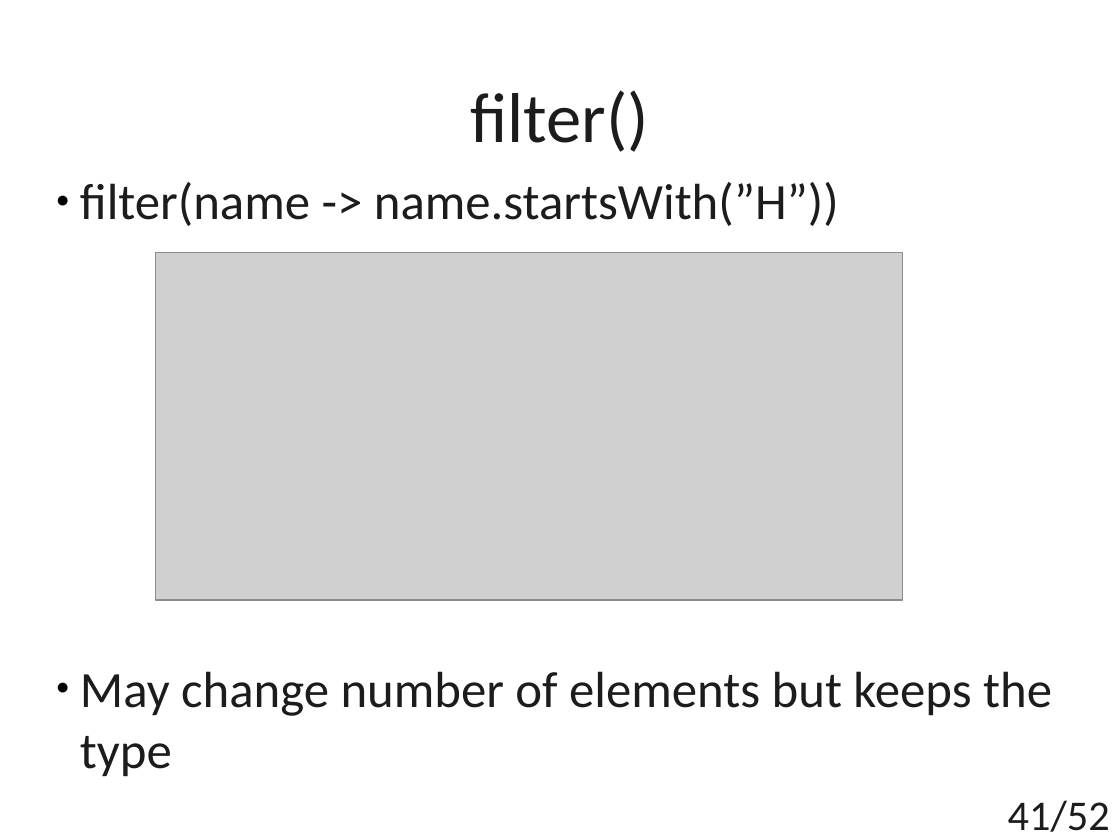
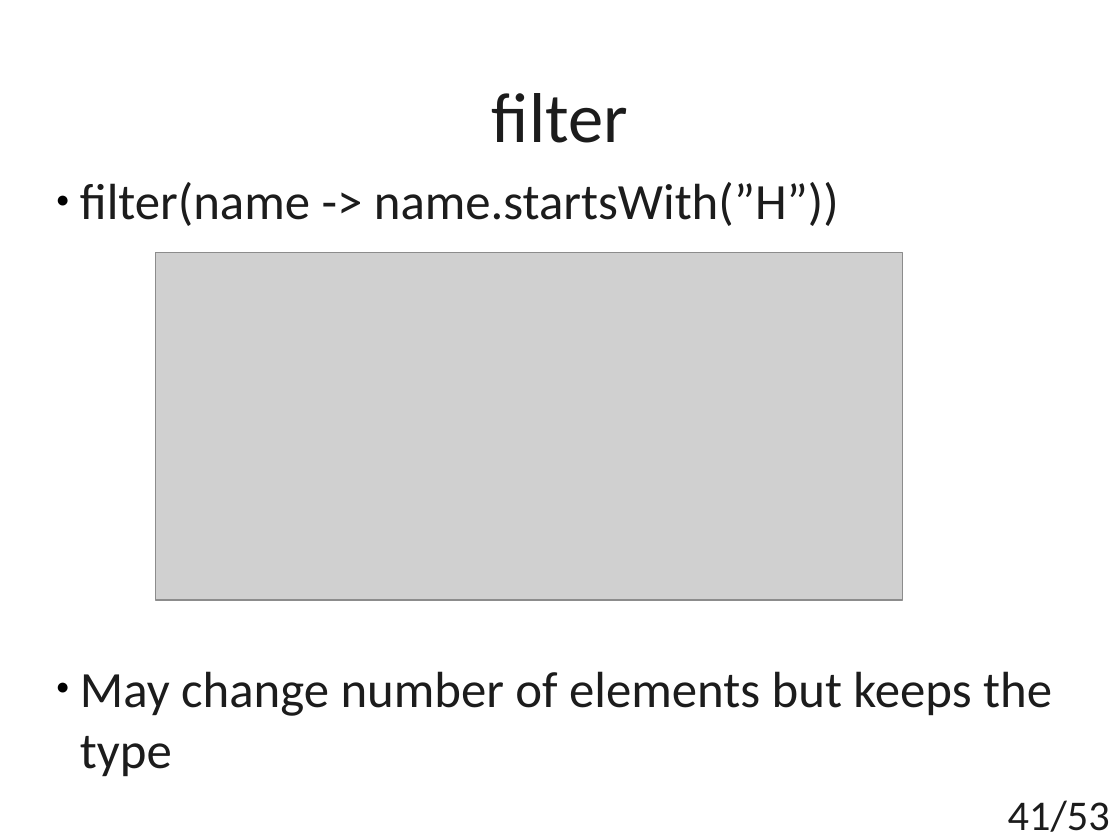
Before and after one commit to t4upl/java-streams-workshop, a slide deck: slide 41 of src/main/resources/editables/presentation.odp. Drawn at 1120x840 pixels with LibreOffice and Linux fonts; fonts in the diff are those of the drawing; grey boxes stand for pictures. Boxes give left, top, right and bottom in pixels: in the first picture for what was removed or moved away, otherwise in the second. Text is boxed around its words. In the diff, an @@ line names an element or a change of style, - is before the commit and + after.

```diff
--- a/src/main/resources/editables/presentation.odp
+++ b/src/main/resources/editables/presentation.odp
@@ title at (492, 93, 628, 143): text changed @@
-filter()
+filter
@@ page number at (1008, 800, 1110, 832): text changed @@
-41/52
+41/53
```
Also in this commit, not shown: 4 other slides changed, 1 slide added, 2 other files.
